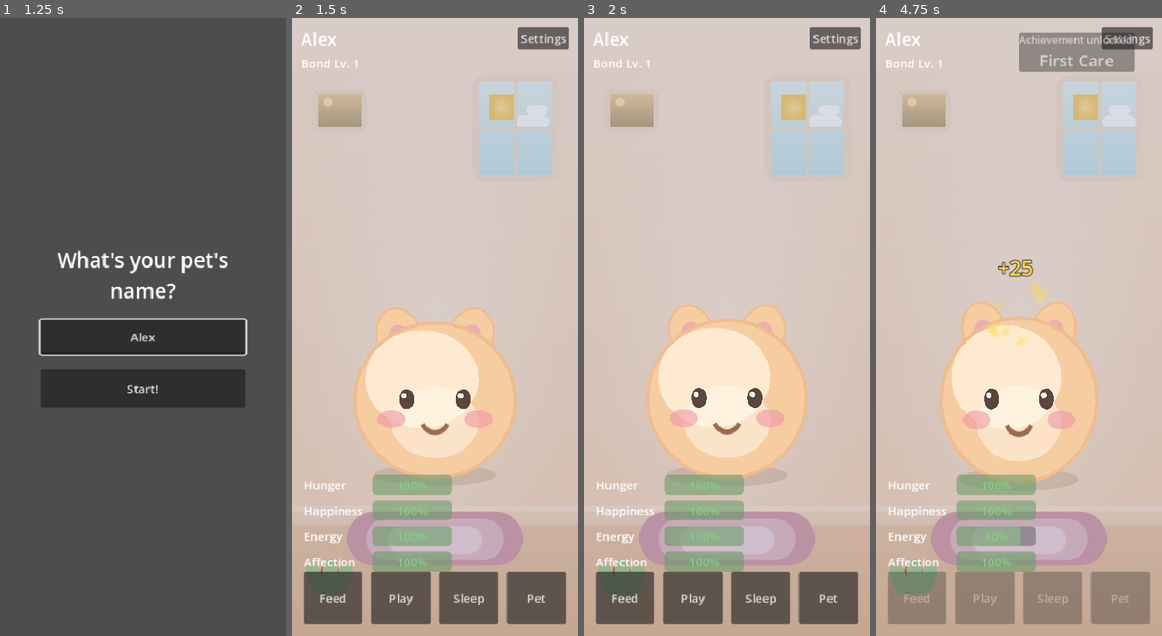
Above: before the commit, frames 1-4 (left to right).
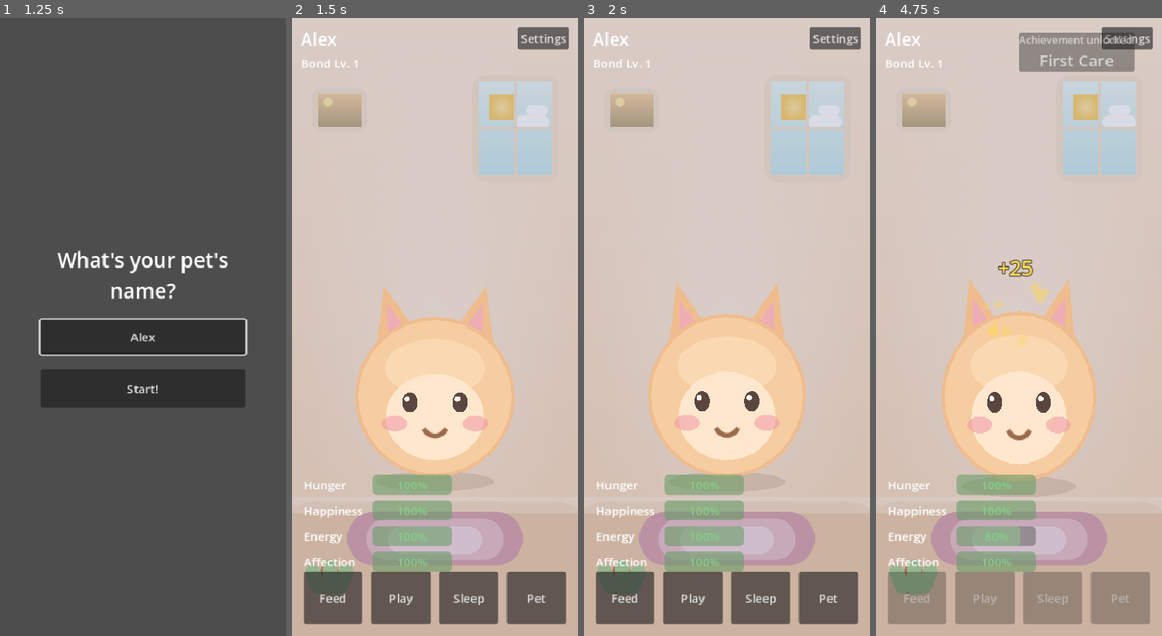
Above: after the commit, the same moments.

Repository: cvalera18/pets
Game: Godot game, scene res://scenes/main/Main.tscn
The game is run twice, just before and just after one commit, with the same random seed, the same clock (stepped at 60 frames per second) and the same inputs.
Inputs (mouse positions are in pixels of both pictures, inside the frame that each line leads up to):
- Up to frame 1 (1.25 s): click (143, 339) at 0.52 s; type "Alex" at 0.6 s
- Up to frame 2 (1.5 s): click "Start!" at 1.25 s
- Up to frame 3 (2 s): no input
- Up to frame 4 (4.75 s): click "Play" at 2 s; drag from (1019, 382) to (1047, 191) at 2.77 s; drag from (961, 357) to (1004, 450) at 3.52 s; click "Play" at 4.25 s

Frame 1 is identical in both runs. In frame 2, 4.9% of the frame differs, in the area x 21-79%, y 43-75%; in frame 3, 4.9%; in frame 4, 5.0%, in the area x 22-78%, y 42-76%.

Commit message:
fix(redesign): center Mochi + pointed ears + domed floor
- Mochi: removed the off-centre highlight disc that made the body look
  misaligned. Now a clean centered blob with a subtle centered sheen, a centered
  lighter muzzle patch the eyes sit on, and proper pointed (triangular) ears.
- CozyRoom: floor now has the design's gentle domed top, a touch warmer.

Co-Authored-By: Claude Opus 4.8 <noreply@anthropic.com>

Diff:
--- a/scenes/effects/CozyRoom.gd
+++ b/scenes/effects/CozyRoom.gd
@@ -59,10 +59,11 @@
 	_grad(Vector2.ZERO, size, P.BG_TOP, P.BG_BOTTOM, true)
 	_grad(Vector2.ZERO, size, Color(1, 0.96, 0.91, 0.55), Color(1, 0.96, 0.91, 0.0), true, true)
 
-	# ── Floor (curved top) ──
-	var floor_h := 170.0
-	_grad(Vector2(0, h - floor_h), Vector2(w, floor_h), P.FLOOR_A, P.FLOOR_B, true)
-	_round(Vector2(-20, h - floor_h - 8), Vector2(w + 40, 26), Color(1, 0.96, 0.9, 0.35), 13)
+	# ── Floor (gentle domed top, extends past the bottom edge) ──
+	var floor_h := 184.0
+	_round(Vector2(-30, h - floor_h), Vector2(w + 60, floor_h + 60), P.FLOOR_A, 64)
+	# warm highlight strip along the floor line
+	_round(Vector2(-30, h - floor_h - 6), Vector2(w + 60, 22), Color(1, 0.96, 0.9, 0.4), 11)
 
 	# ── Rug (three stacked stadiums) ──
 	_round(Vector2(w / 2 - 120, h - 170), Vector2(240, 74), P.RUG_1, 37)
--- a/scenes/pet/Mochi.gd
+++ b/scenes/pet/Mochi.gd
@@ -1,10 +1,11 @@
 ## Mochi.gd
 ## The pet, drawn procedurally as a cozy cartoon cat (no art assets), matching
-## the Claude Design "Mochi" mockup: a front-facing peach blob with big ears,
-## blush cheeks and a mood-driven face (happy / sleep / sad).
+## the Claude Design "Mochi" mockup: a round peach blob with pointed ears, blush
+## cheeks and a mood-driven face (happy / sleep / sad). Everything is centered on
+## the node origin so the procedural breathe/bob/pop scaling stays symmetric.
 ##
-## Used as the Pet's visual ($Sprite). Pet.gd drives the transform (procedural
-## breathe / bob / pop) and calls set_mood() when the mood changes.
+## Used as the Pet's visual ($Sprite). Pet.gd drives the transform and calls
+## set_mood() when the mood changes.
 class_name Mochi
 extends Node2D
 
@@ -13,9 +14,10 @@
 
 const FUR_RIM   := Color("efbc8e")
 const FUR       := Color("f6cca1")
-const FUR_LIGHT := Color("ffead1")
+const FUR_LIGHT := Color("ffe7cd")
 const INNER_EAR := Color("edadb4")
-const CHEEK     := Color(0.94, 0.59, 0.65, 0.6)
+const SHEEN     := Color(1, 0.95, 0.86, 0.30)
+const CHEEK     := Color(0.94, 0.59, 0.65, 0.55)
 const DARK      := Color("5a463e")
 const MOUTH     := Color("9c6b4e")
 const TEAR      := Color("9fd0e8")
@@ -31,21 +33,23 @@
 
 func _draw() -> void:
 	# Soft contact shadow.
-	_ellipse(Vector2(0, 80), 56, 10, Color(0.47, 0.33, 0.24, 0.16))
+	_ellipse(Vector2(0, 86), 54, 9, Color(0.47, 0.33, 0.24, 0.16))
 
-	# Ears (drawn before the body so the body overlaps their base).
+	# Pointed ears (drawn first so the body overlaps their base).
 	_ear(-1)
 	_ear(1)
 
-	# Body: rim → fur → top-left highlight → belly highlight.
-	_ellipse(Vector2(0, 13), 75, 71, FUR_RIM)
-	_ellipse(Vector2(0, 13), 72, 68, FUR)
-	_ellipse(Vector2(-12, -6), 52, 44, FUR_LIGHT)
-	_ellipse(Vector2(0, 33), 40, 32, Color(1, 0.98, 0.93, 0.5))
+	# Body blob — rim then fur, all centered.
+	_ellipse(Vector2(0, 10), 73, 72, FUR_RIM)
+	_ellipse(Vector2(0, 10), 70, 69, FUR)
+	# Subtle, CENTERED top sheen (not an off-centre disc).
+	_ellipse(Vector2(0, -16), 46, 26, SHEEN)
+	# Lighter muzzle/face patch the eyes sit on (centered, lower).
+	_ellipse(Vector2(0, 28), 45, 39, FUR_LIGHT)
 
 	# Blush cheeks.
-	_ellipse(Vector2(-40, 30), 13, 8, CHEEK)
-	_ellipse(Vector2(40, 30), 13, 8, CHEEK)
+	_ellipse(Vector2(-37, 34), 12, 7, CHEEK)
+	_ellipse(Vector2(37, 34), 12, 7, CHEEK)
 
 	match _mood:
 		1: _face_sleep()
@@ -53,30 +57,27 @@
 		_: _face_happy()
 
 
-# ─── Faces ────────────────────────────────────────────────────────────────────
+# ─── Faces (eyes sit on the muzzle patch, ~y16; mouth ~y38) ───────────────────
 
 func _face_happy() -> void:
-	_eye(Vector2(-26, 12))
-	_eye(Vector2(26, 12))
-	draw_arc(Vector2(0, 30), 12, deg_to_rad(25), deg_to_rad(155), 18, MOUTH, 3.0, true)
+	_eye(Vector2(-23, 15))
+	_eye(Vector2(23, 15))
+	draw_arc(Vector2(0, 34), 11, deg_to_rad(28), deg_to_rad(152), 18, MOUTH, 3.0, true)
 
 
 func _face_sleep() -> void:
-	draw_arc(Vector2(-26, 12), 9, deg_to_rad(20), deg_to_rad(160), 14, DARK, 3.0, true)
-	draw_arc(Vector2(26, 12), 9, deg_to_rad(20), deg_to_rad(160), 14, DARK, 3.0, true)
-	draw_arc(Vector2(0, 32), 6, 0.0, TAU, 20, MOUTH, 2.5, true)
+	draw_arc(Vector2(-23, 16), 9, deg_to_rad(20), deg_to_rad(160), 14, DARK, 3.0, true)
+	draw_arc(Vector2(23, 16), 9, deg_to_rad(20), deg_to_rad(160), 14, DARK, 3.0, true)
+	draw_arc(Vector2(0, 36), 5, 0.0, TAU, 18, MOUTH, 2.5, true)
 
 
 func _face_sad() -> void:
-	# Worried brows.
-	draw_line(Vector2(-34, 2), Vector2(-20, 7), DARK, 3.0, true)
-	draw_line(Vector2(34, 2), Vector2(20, 7), DARK, 3.0, true)
-	_ellipse(Vector2(-26, 15), 6, 8, DARK)
-	_ellipse(Vector2(26, 15), 6, 8, DARK)
-	# Frown.
-	draw_arc(Vector2(0, 40), 11, deg_to_rad(205), deg_to_rad(335), 16, MOUTH, 3.0, true)
-	# Tear.
-	_ellipse(Vector2(40, 22), 4, 6, TEAR)
+	draw_line(Vector2(-31, 4), Vector2(-17, 9), DARK, 3.0, true)
+	draw_line(Vector2(31, 4), Vector2(17, 9), DARK, 3.0, true)
+	_ellipse(Vector2(-23, 18), 6, 8, DARK)
+	_ellipse(Vector2(23, 18), 6, 8, DARK)
+	draw_arc(Vector2(0, 44), 10, deg_to_rad(205), deg_to_rad(335), 16, MOUTH, 3.0, true)
+	_ellipse(Vector2(36, 26), 4, 6, TEAR)
 
 
 func _eye(c: Vector2) -> void:
@@ -87,16 +88,20 @@
 # ─── Shape helpers ────────────────────────────────────────────────────────────
 
 func _ear(side: int) -> void:
-	var center := Vector2(33.0 * side, -45.0)
-	var rot := deg_to_rad(20.0 * side)
-	_ellipse(center, 21, 26, FUR_RIM, rot)
-	_ellipse(center, 19, 24, FUR, rot)
-	_ellipse(center + Vector2(0, 4).rotated(rot), 10, 14, INNER_EAR, rot)
+	var s := float(side)
+	var bx := 31.0 * s          # base centre x
+	var by := -38.0             # base y (tucked under the head)
+	draw_colored_polygon(PackedVector2Array([
+		Vector2(bx - 22, by), Vector2(bx + 22, by), Vector2(bx + 16 * s, -90),
+	]), FUR_RIM)
+	draw_colored_polygon(PackedVector2Array([
+		Vector2(bx - 12, by - 3), Vector2(bx + 12, by - 3), Vector2(bx + 13 * s, -74),
+	]), INNER_EAR)
 
 
-func _ellipse(center: Vector2, rx: float, ry: float, color: Color, rot: float = 0.0, segs: int = 32) -> void:
+func _ellipse(center: Vector2, rx: float, ry: float, color: Color, segs: int = 32) -> void:
 	var pts := PackedVector2Array()
 	for i in segs:
 		var a := TAU * float(i) / float(segs)
-		pts.append(center + Vector2(cos(a) * rx, sin(a) * ry).rotated(rot))
+		pts.append(center + Vector2(cos(a) * rx, sin(a) * ry))
 	draw_colored_polygon(pts, color)
